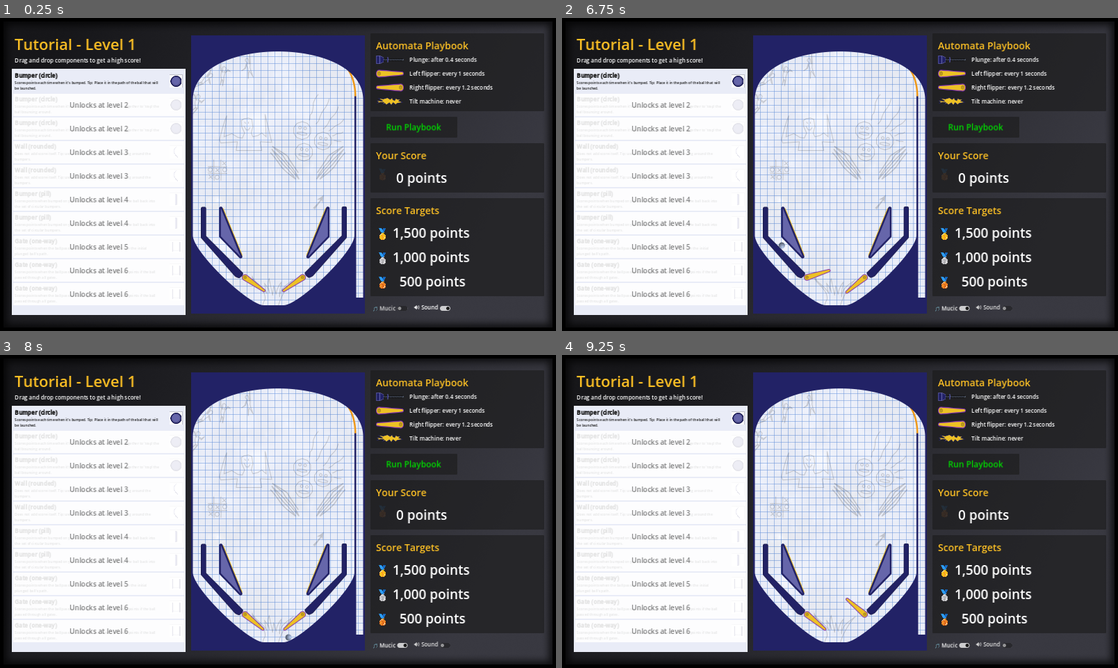
Above: before the commit, frames 1-4 (two rows, left to right).
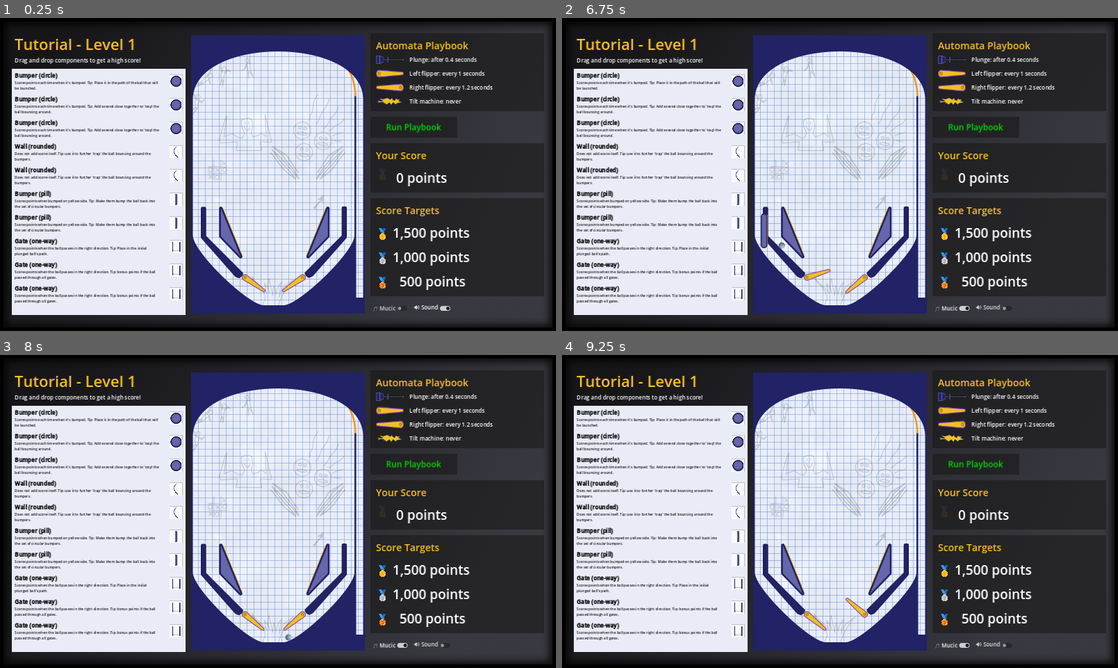
Above: after the commit, the same moments.

Repository: pincrediball/pincrediball
Game: Godot game, scene res://main.tscn
Two runs of this game, one before a commit and one after it. Both use one fixed random seed, a clock stepped at 60 frames per second and the inputs below.
Inputs (mouse positions are in pixels of both pictures, inside the frame that each line leads up to):
- Up to frame 1 (0.25 s): no input
- Up to frame 2 (6.75 s): click "Run Playbook" at 0.5 s; click "🎵 Mucic" at 1.25 s; click "Run Playbook" at 2 s; click "🎵 Mucic" at 2.75 s; click "Run Playbook" at 3.5 s; click "🎵 Mucic" at 4.25 s; click "🔊 Sound" at 5 s; drag from (840, 174) to (834, 312) at 5.77 s; drag from (728, 190) to (834, 312) at 6.52 s
- Up to frame 3 (8 s): move the mouse to (333, 442) at 7.27 s; click (333, 442) at 7.42 s
- Up to frame 4 (9.25 s): drag from (812, 574) to (912, 417) at 8.02 s; move the mouse to (1006, 558) at 8.77 s; click (1006, 558) at 8.92 s

The runs differ from the first frame. In frame 1, 3.6% of the frame differs, in the area x 2-33%, y 24-92%; in frame 2, 3.7%, in the area x 2-37%, y 24-92%; in frame 3, 3.6%; in frame 4, 3.6%.

Commit message:
Base component class

Diff:
--- a/src/audio.gd
+++ b/src/audio.gd
@@ -9,8 +9,11 @@
 const music_volume_default = -5.0
 const music_volume_suppressed = -18.0
 
-var bus_id_music := AudioServer.get_bus_index("Music")
-var bus_id_pinball_sfx := AudioServer.get_bus_index("PinballSFX")
+const bus_name_music = "Music"
+const bus_name_pinball_sfx = "PinballSFX"
+
+var bus_id_music := AudioServer.get_bus_index(bus_name_music)
+var bus_id_pinball_sfx := AudioServer.get_bus_index(bus_name_pinball_sfx)
 var trackIndex = randi() % tracks.size()
 
 func startGameMusic():
--- a/src/game.gd
+++ b/src/game.gd
@@ -2,6 +2,11 @@
 
 var playbooksByLevel = {
 	1: preload("res://game/tutorial/playbook_level_001.tres"),
+	2: preload("res://game/tutorial/playbook_level_001.tres"),
+	3: preload("res://game/tutorial/playbook_level_001.tres"),
+	4: preload("res://game/tutorial/playbook_level_001.tres"),
+	5: preload("res://game/tutorial/playbook_level_001.tres"),
+	6: preload("res://game/tutorial/playbook_level_001.tres"),
 }
 
 var currentLevelPlaybook: Resource
--- a/src/game/game_store.gd
+++ b/src/game/game_store.gd
@@ -5,7 +5,7 @@
 @export var is_dragging: bool:
 	get: return drag_data.size() > 0
 
-@export var currentLevel: int = 1:
+@export var currentLevel: int = 6:
 	get:
 		return currentLevel
 
--- a/src/game/tutorial/bumper_circle.gd
+++ b/src/game/tutorial/bumper_circle.gd
@@ -1,38 +1,19 @@
-extends StaticBody2D
-
-signal move_by_player_ended(node: Node2D)
+extends PlayerControlledStaticBody2D
 
 const BASE_SCORE = 25
-const sounds = [
-	preload("res://sound/bumper-001.wav"),
-	preload("res://sound/bumper-002.wav"),
-	preload("res://sound/bumper-003.wav"),
-	preload("res://sound/bumper-004.wav"),
-]
+
+func _ready():
+	super._ready()
+	sounds = [
+		preload("res://sound/bumper-001.wav"),
+		preload("res://sound/bumper-002.wav"),
+		preload("res://sound/bumper-003.wav"),
+		preload("res://sound/bumper-004.wav"),
+	]
 
 func on_ball_exit(ball: RigidBody2D):
-	$AudioStreamPlayer.stream = sounds[randi() % len(sounds)]
-	$AudioStreamPlayer.play()
+	super.on_ball_exit(ball)
 	var direction = (ball.position - self.position).normalized()
 	var impulse = direction * 1000
 	ball.apply_impulse(impulse)
 	Scoring.add_score(BASE_SCORE)
-
-var selected := false
-var previous_position: Vector2
-
-func _physics_process(delta):
-	if selected:
-		global_position = lerp(global_position, get_global_mouse_position(), delta * 25)
-
-func _on_input_event(viewport: Node, event: InputEvent, shape_idx: int):
-	if event is InputEventMouseButton and event.button_index == MOUSE_BUTTON_LEFT:
-		if selected and not event.is_pressed():
-			selected = false
-			move_by_player_ended.emit(self)
-		if not selected and event.is_pressed():
-			selected = true
-			previous_position = global_position
-
-func move_to_last_known_position():
-	global_position = previous_position
--- a/src/game/tutorial/bumper_circle.tscn
+++ b/src/game/tutorial/bumper_circle.tscn
@@ -18,8 +18,3 @@
 
 [node name="CollisionShape2D" type="CollisionShape2D" parent="."]
 shape = SubResource("CircleShape2D_v3sfw")
-
-[node name="AudioStreamPlayer" type="AudioStreamPlayer" parent="."]
-bus = &"PinballSFX"
-
-[connection signal="input_event" from="." to="." method="_on_input_event"]
--- a/src/game/tutorial/bumper_pill.gd
+++ b/src/game/tutorial/bumper_pill.gd
@@ -1,16 +1,18 @@
-extends StaticBody2D
+extends PlayerControlledStaticBody2D
 
 const BASE_SCORE = 10
-const sounds = [
-	preload("res://sound/bumper-101.wav"),
-	preload("res://sound/bumper-102.wav"),
-	preload("res://sound/bumper-103.wav"),
-]
+
+func _ready():
+	super._ready()
+	sounds = [
+		preload("res://sound/bumper-101.wav"),
+		preload("res://sound/bumper-102.wav"),
+		preload("res://sound/bumper-103.wav"),
+	]
 
 func on_ball_exit(ball: RigidBody2D):
 	if $SlingArea2D.overlaps_body(ball):
-		$AudioStreamPlayer.stream = sounds[randi() % len(sounds)]
-		$AudioStreamPlayer.play()
+		play_random_sound()
 		var direction = $SlingArea2D/CollisionShape2D.global_rotation
 		var baseForce = Vector2(1, 0).rotated(direction)
 		var impulse = baseForce * 1000
--- a/src/game/tutorial/bumper_pill.tscn
+++ b/src/game/tutorial/bumper_pill.tscn
@@ -13,6 +13,7 @@
 height = 94.0
 
 [node name="BumperPill" type="StaticBody2D"]
+input_pickable = true
 physics_material_override = ExtResource("1_f6wnl")
 script = ExtResource("1_hxuug")
 
@@ -28,6 +29,3 @@
 [node name="CollisionShape2D" type="CollisionShape2D" parent="SlingArea2D"]
 position = Vector2(6, 0)
 shape = SubResource("CapsuleShape2D_crhwx")
-
-[node name="AudioStreamPlayer" type="AudioStreamPlayer" parent="."]
-bus = &"PinballSFX"
--- /dev/null
+++ b/src/game/tutorial/component_base.gd
@@ -0,0 +1,37 @@
+class_name PlayerControlledStaticBody2D extends StaticBody2D
+
+signal move_by_player_ended(node: Node2D)
+
+var sounds = []
+var selected := false
+var previous_position: Vector2
+var audio_stream_player = AudioStreamPlayer.new()
+
+func _ready():
+	self.input_event.connect(_on_input_event)
+	audio_stream_player.bus = Audio.bus_name_pinball_sfx
+	add_child(audio_stream_player)
+
+func on_ball_exit(ball: RigidBody2D):
+	play_random_sound()
+
+func play_random_sound():
+	if sounds.size() > 0:
+		audio_stream_player.stream = sounds[randi() % len(sounds)]
+		audio_stream_player.play()
+
+func _physics_process(delta):
+	if selected:
+		global_position = lerp(global_position, get_global_mouse_position(), delta * 25)
+
+func _on_input_event(viewport: Node, event: InputEvent, shape_idx: int):
+	if event is InputEventMouseButton and event.button_index == MOUSE_BUTTON_LEFT:
+		if selected and not event.is_pressed():
+			selected = false
+			move_by_player_ended.emit(self)
+		if not selected and event.is_pressed():
+			selected = true
+			previous_position = global_position
+
+func move_to_last_known_position():
+	global_position = previous_position
--- a/src/game/tutorial/gate.gd
+++ b/src/game/tutorial/gate.gd
@@ -1,12 +1,6 @@
-extends StaticBody2D
+extends PlayerControlledStaticBody2D
 
 const BASE_SCORE = 100
-const sounds = [
-	preload("res://sound/rollover-001.wav"),
-	preload("res://sound/rollover-002.wav"),
-	preload("res://sound/rollover-003.wav"),
-	preload("res://sound/rollover-004.wav"),
-]
 
 signal was_activated()
 var isActivated: bool = false:
@@ -19,10 +13,18 @@
 			if value:
 				was_activated.emit()
 
+func _ready():
+	super._ready()
+	sounds = [
+		preload("res://sound/rollover-001.wav"),
+		preload("res://sound/rollover-002.wav"),
+		preload("res://sound/rollover-003.wav"),
+		preload("res://sound/rollover-004.wav"),
+	]
+
 func _on_roll_over_area_2d_body_exited(body):
 	if not isActivated and body.is_in_group("isBall") && (body as RigidBody2D).linear_velocity.y > 0:
-		$AudioStreamPlayer.stream = sounds[randi() % len(sounds)]
-		$AudioStreamPlayer.play()
+		play_random_sound()
 		isActivated = true
 		Scoring.add_score(BASE_SCORE)
 
--- a/src/game/tutorial/gate.tscn
+++ b/src/game/tutorial/gate.tscn
@@ -35,7 +35,4 @@
 position = Vector2(0.5, -8)
 shape = SubResource("RectangleShape2D_sk03s")
 
-[node name="AudioStreamPlayer" type="AudioStreamPlayer" parent="."]
-bus = &"PinballSFX"
-
 [connection signal="body_exited" from="RollOverArea2D" to="." method="_on_roll_over_area_2d_body_exited"]
--- a/src/game/tutorial/machine.gd
+++ b/src/game/tutorial/machine.gd
@@ -48,6 +48,12 @@
 	ball.linear_velocity = ballPlungeVelocity
 	%MachineNode2D.add_child(ball)
 
+func set_drop_zone_glow_enabled(is_enabled: bool):
+	%DropZonePolygon2D.visible = is_enabled
+	if is_enabled:
+		%DropZonePolygon2D/AnimationPlayer.seek(0)
+		%DropZonePolygon2D/AnimationPlayer.play("drop_zone_glow")
+
 func is_in_allowed_area(at_position: Vector2):
 	return Geometry2D.is_point_in_polygon(at_position, %DropZonePolygon2D.polygon)
 
@@ -74,14 +80,8 @@
 	component.position = at_position
 	component.move_by_player_ended.connect(on_move_by_player_ended)
 	%PlayerComponents.add_child(component)
-	%DropZonePolygon2D.visible = false
+	set_drop_zone_glow_enabled(false)
 	GameStore.clearDragData()
-
-func set_drop_zone_glow_enabled(is_enabled: bool):
-	%DropZonePolygon2D.visible = is_enabled
-	if is_enabled:
-		%DropZonePolygon2D/AnimationPlayer.seek(0)
-		%DropZonePolygon2D/AnimationPlayer.play("drop_zone_glow")
 
 func _on_mouse_entered():
 	if GameStore.is_dragging:
--- /dev/null
+++ b/src/game/tutorial/wall_corner.gd
@@ -0,0 +1,10 @@
+extends PlayerControlledStaticBody2D
+
+func _ready():
+	super._ready()
+	sounds = [
+		preload("res://sound/wall-001.wav"),
+		preload("res://sound/wall-002.wav"),
+		preload("res://sound/wall-003.wav"),
+		preload("res://sound/wall-004.wav"),
+	]
--- a/src/game/tutorial/wall_corner.tscn
+++ b/src/game/tutorial/wall_corner.tscn
@@ -1,13 +1,15 @@
-[gd_scene load_steps=2 format=3 uid="uid://b8u0euuf01b5s"]
+[gd_scene load_steps=3 format=3 uid="uid://b8u0euuf01b5s"]
 
 [ext_resource type="Texture2D" uid="uid://2pqd1y4kcswx" path="res://art/game/tutorial/component_wall_corner.png" id="1_ft5pt"]
+[ext_resource type="Script" path="res://game/tutorial/wall_corner.gd" id="1_vq5rl"]
 
-[node name="WallCorner" type="Node2D"]
+[node name="WallCorner" type="StaticBody2D"]
+process_mode = 3
+input_pickable = true
+script = ExtResource("1_vq5rl")
 
-[node name="StaticBody2D" type="StaticBody2D" parent="."]
-
-[node name="Sprite2D" type="Sprite2D" parent="StaticBody2D"]
+[node name="Sprite2D" type="Sprite2D" parent="."]
 texture = ExtResource("1_ft5pt")
 
-[node name="CollisionPolygon2D" type="CollisionPolygon2D" parent="StaticBody2D"]
+[node name="CollisionPolygon2D" type="CollisionPolygon2D" parent="."]
 polygon = PackedVector2Array(5, -85, -12, -67, -19, -57, -24, -47, -29, -36, -31, -25, -32, -13, -30, 0, -22, 21, -7, 4 …(192 unchanged characters)…
